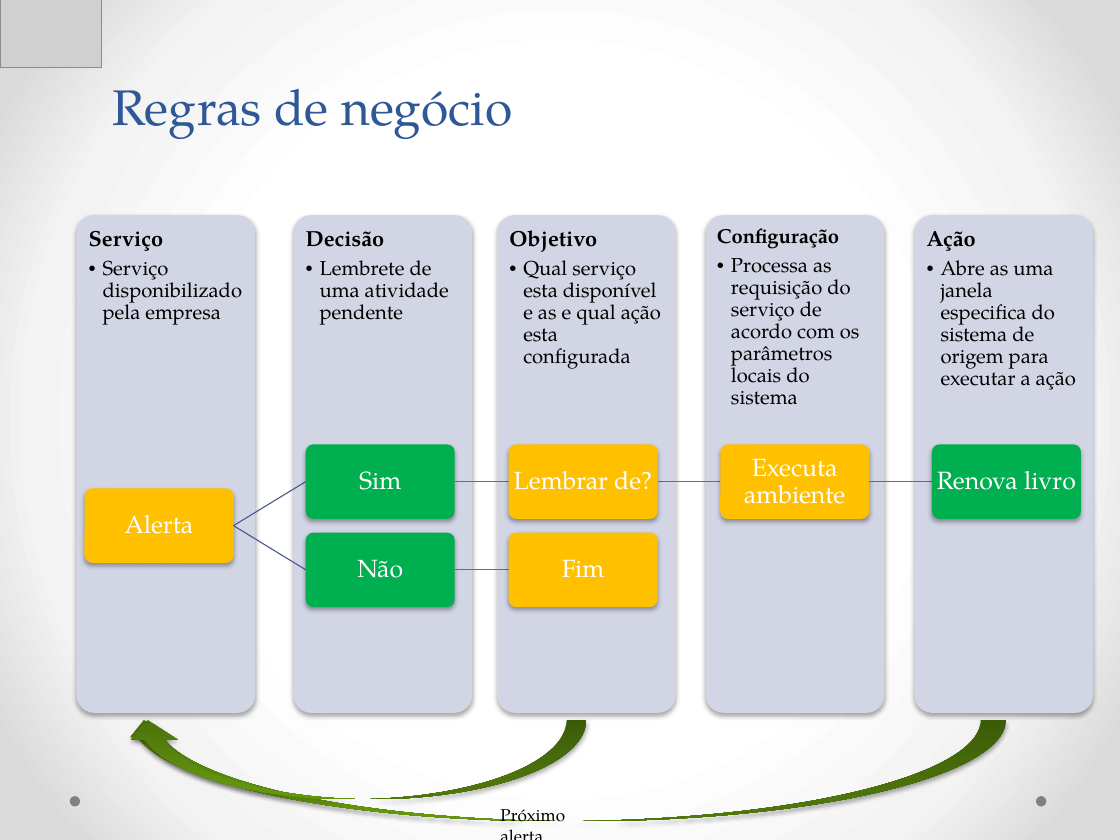
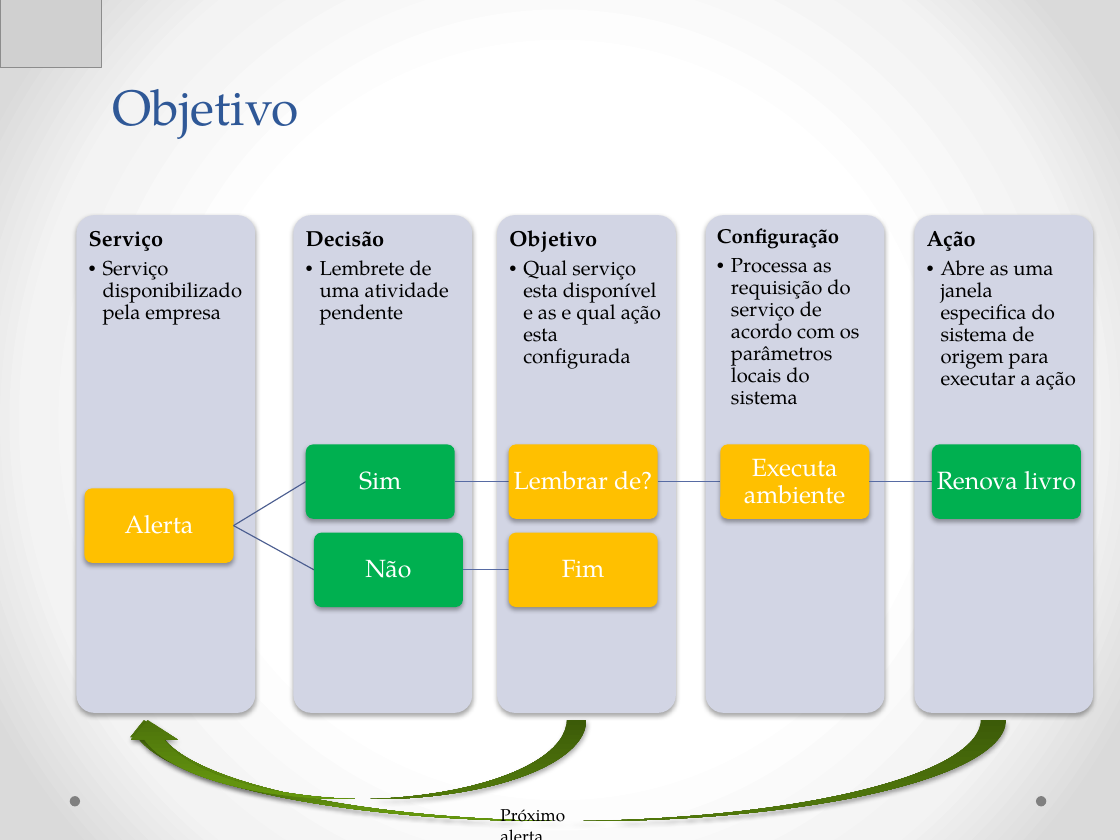
Before and after one commit to Neimarmg/TCC, a slide deck: slide 4 of Ppt-Andamento.pptx (slide 8 before the commit). Drawn at 1120x840 pixels with LibreOffice and Linux fonts; fonts in the diff are those of the drawing; grey boxes stand for pictures. Boxes give left, top, right and bottom in pixels: in the first picture for what was removed or moved away, otherwise in the second. Text is boxed around its words. In the diff, an @@ line names an element or a change of style, - is before the commit and + after.

Commit message:
apresentação

```diff
--- a/Ppt-Andamento.pptx
+++ b/Ppt-Andamento.pptx
@@ title at (x1=113, y1=89, x2=299, y2=139): text changed @@
-Regras de negócio
+Objetivo
@@ freeform shape at (x1=232, y1=525, x2=314, y2=572): rotation 31 to 28 degrees; outline redrawn @@
@@ rounded rectangle moved from (x1=306, y1=533, x2=455, y2=608) to (x1=314, y1=533, x2=463, y2=608) @@
@@ text "Não" moved from (x1=357, y1=559, x2=403, y2=578) to (x1=365, y1=559, x2=411, y2=578) @@
@@ freeform shape resized from (x1=455, y1=568, x2=508, y2=571) to (x1=463, y1=568, x2=508, y2=571) @@
```
Also in this commit, not shown: 5 other slides changed, 6 slides added, 13 slides removed.
